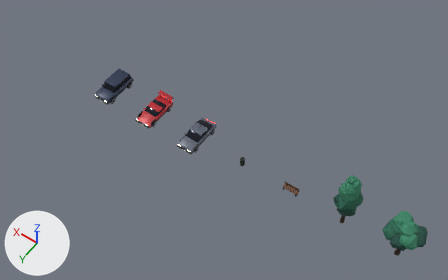
The glTF model public/models/props.glb as it was, and as the next commit left it.
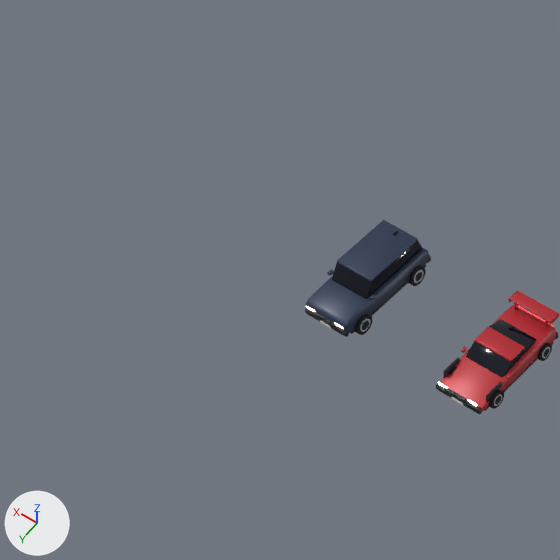
There are two pictures of each version: one whole from a 50 mm lens placed at (-2.9, 32.6, 53.7), pointed at (20.4, -0.1, 2.3), one close up on the part from 0% to 39% of the width and 0% to 62% of the height. The axes (+X, +Y, +Z) are drawn at lower left. The lights are the same throughout. The first two pictures are the older version.

Before the edit, the objects in view are built like this:
```python
me_car_b = bpy.data.meshes.new('car_b')
me_car_b.from_pydata(...)  # 1544 vertices, 2832 faces; spans x -1.13..1.13, y -2.35..2.21, z 0.0..1.39
me_car_b.materials.append(mat_car__b3202a)  # red #b3202a
me_car_b.materials.append(mat_glass)  # black #0a1020
me_car_b.materials.append(mat_trim)  # black #15161c
me_car_b.materials.append(mat_rubber)  # black #0a0a0d
me_car_b.materials.append(mat_rim)  # pale blue #b9bfce
me_car_b.materials.append(mat_disc)  # black #202228
me_car_b.materials.append(mat_chrome)  # white #d8dce6
me_car_b.materials.append(mat_headlight)  # beige #fff2cf, glowing beige #fff2cf
me_car_b.materials.append(mat_plate)  # white #e8e6dc
me_car_b.materials.append(mat_taillight)  # red #ff2a2a, glowing red #ff2a2a
me_car_c = bpy.data.meshes.new('car_c')
me_car_c.from_pydata(...)  # 1482 vertices, 2724 faces; spans x -1.12..1.12, y -2.37..2.31, z 0.0..1.83
me_car_c.materials.append(mat_car__26344f)  # dark blue #26344f
me_car_c.materials.append(mat_glass)  # black #0a1020
me_car_c.materials.append(mat_trim)  # black #15161c
me_car_c.materials.append(mat_rubber)  # black #0a0a0d
me_car_c.materials.append(mat_rim)  # pale blue #b9bfce
me_car_c.materials.append(mat_disc)  # black #202228
me_car_c.materials.append(mat_chrome)  # white #d8dce6
me_car_c.materials.append(mat_headlight)  # beige #fff2cf, glowing beige #fff2cf
me_car_c.materials.append(mat_plate)  # white #e8e6dc
me_car_c.materials.append(mat_taillight)  # red #ff2a2a, glowing red #ff2a2a
ob_car_b = bpy.data.objects.new('car_b', me_car_b)
ob_car_b.location = (30.0, 0.0, 0.0)
ob_car_c = bpy.data.objects.new('car_c', me_car_c)
ob_car_c.location = (36.0, 0.0, 0.0)
```
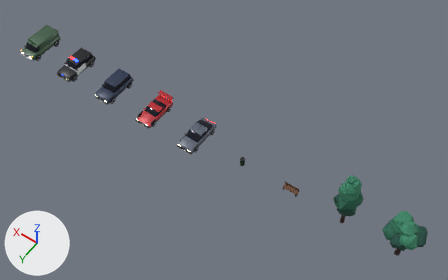
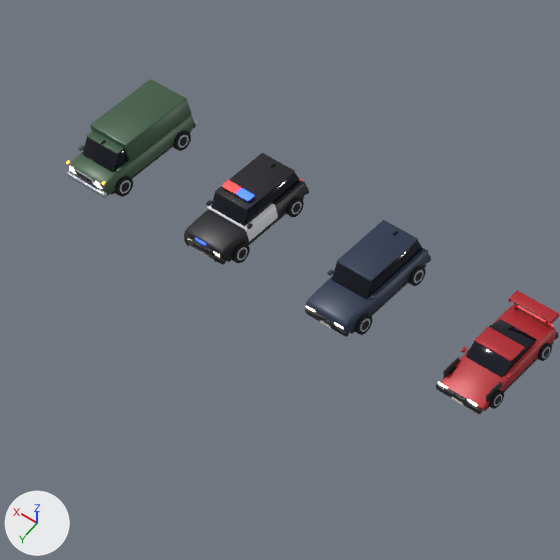
Edits to the bpy script that builds the scene:
```text
Add ob_car_e:
    ob_car_e = bpy.data.objects.new('car_e', me_car_e)  # 1828 vertices, 3356 faces; spans x -1.12..1.12, y -2.52..2.42, z 0.0..1.98; in mat_car__3f5e46 (dark green #3f5e46), mat_glass (black #0a1020), mat_trim (black #15161c), mat_rubber (black #0a0a0d), mat_rim (pale blue #b9bfce), mat_disc (black #202228), mat_chrome (white #d8dce6), mat_headlight (beige #fff2cf, glowing beige #fff2cf), mat_plate (white #e8e6dc), mat_taillight (red #ff2a2a, glowing red #ff2a2a), mat_van_lamp (beige #fff3d2, glowing beige #fff3d2), mat_van_chrome (light grey #aeb4c2), mat_van_dark (black #17191d), mat_van_amber (orange #ffa33a, glowing orange #ff9a2a)
    ob_car_e.location = (48.0, 0.0, 0.0)
Add ob_car_d:
    ob_car_d = bpy.data.objects.new('car_d', me_car_d)  # 1786 vertices, 3284 faces; spans x -1.12..1.12, y -2.37..2.41, z 0.0..1.94; in mat_car__14161b (black #14161b), mat_glass (black #0a1020), mat_trim (black #15161c), mat_rubber (black #0a0a0d), mat_rim (pale blue #b9bfce), mat_disc (black #202228), mat_chrome (white #d8dce6), mat_headlight (beige #fff2cf, glowing beige #fff2cf), mat_plate (white #e8e6dc), mat_taillight (red #ff2a2a, glowing red #ff2a2a), mat_police_white (white #e9ebef), mat_police_bar (black #0b0c0f), mat_police_blue (blue #2a4cff, glowing blue #2a4cff), mat_police_red (red #ff2a2a, glowing red #ff2a2a), mat_police_chrome (grey #8f95a3)
    ob_car_d.location = (42.0, 0.0, 0.0)
```

Where the change shows, as pixel boxes (x1, y1, x2, y2) in the close-ups (560 x 560 px):
'car_e', added
    after: (66, 79, 198, 198)
'car_d', added
    after: (184, 153, 309, 265)
